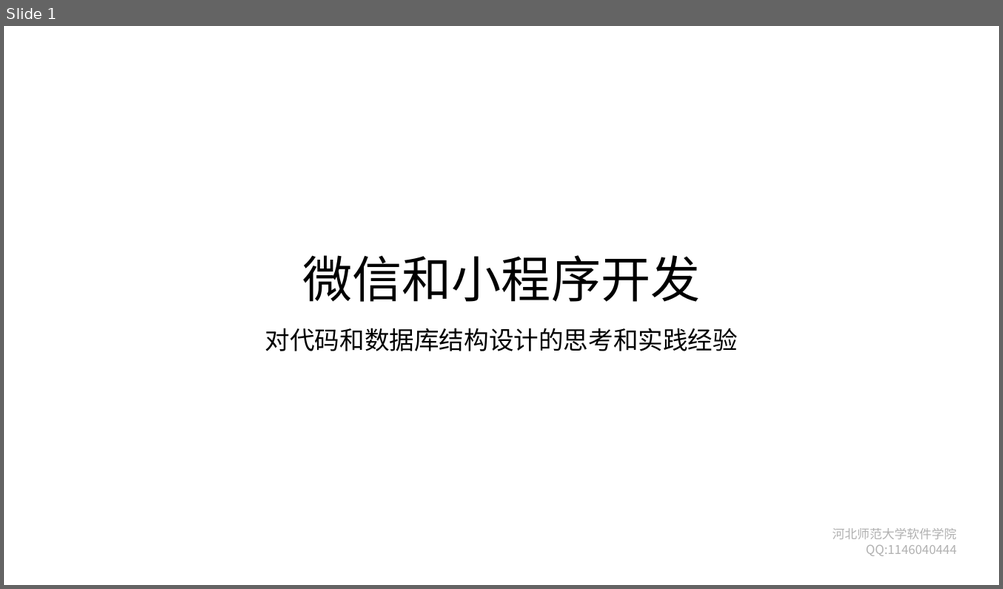
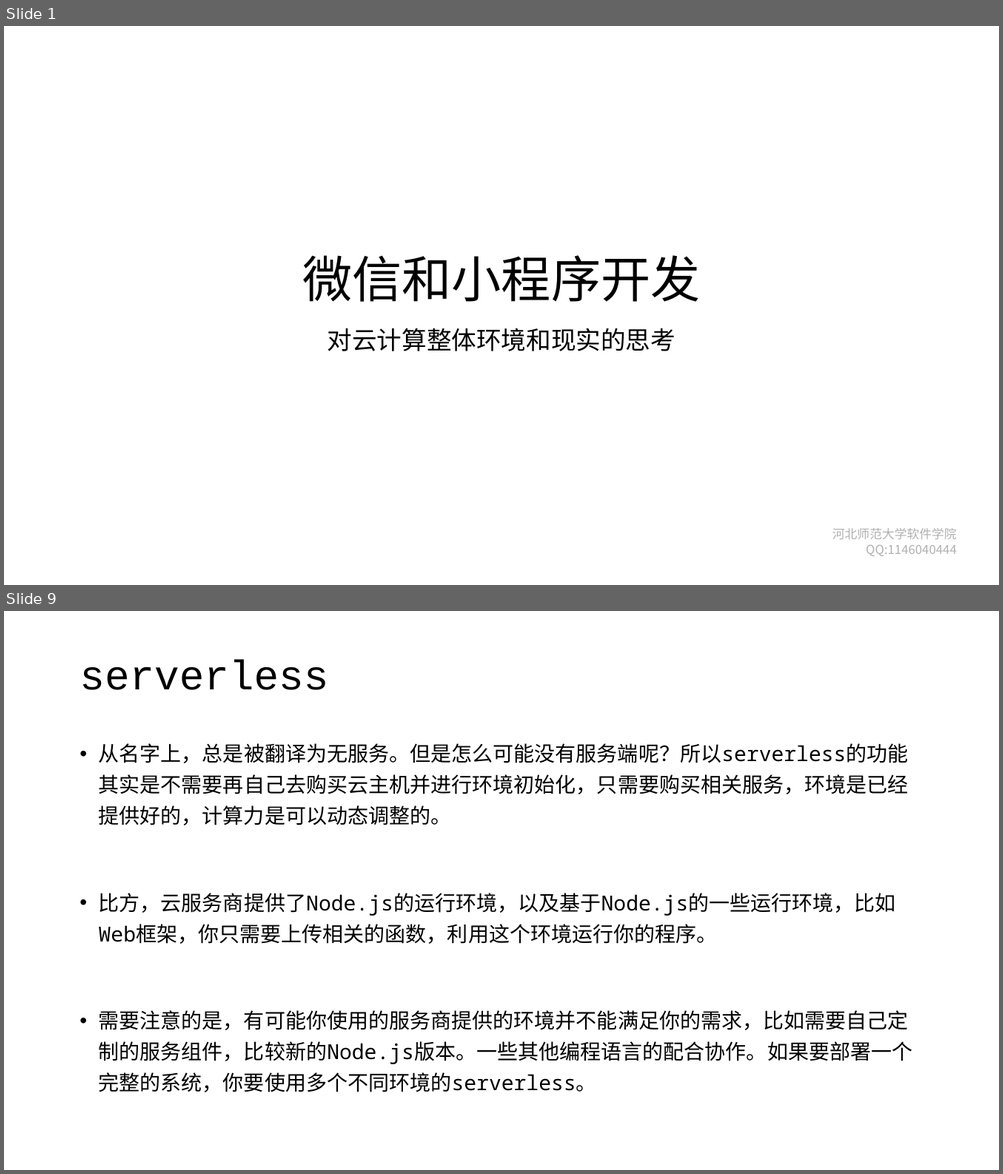
Before and after one commit to edu2act/course-wechat-and-miniprogram, a slide deck: materials/ch11/ch11-代码和数据库结构设计思考.pptx. Shown one above the other, each under a label of ours: slide 1 before the commit, slides 1 and 9 after it; the slides between them are not shown. The pictures are 1003x589 and 1003x1174 pixels, drawn with LibreOffice and Linux fonts; fonts in the diff are those of the drawing; background and template pictures are left out. Boxes give left, top, right and bottom in pixels: in the first picture for what was removed or moved away, otherwise in the second. Text is boxed around its words. In the diff, an @@ line names an element or a change of style, - is before the commit and + after.

```diff
--- a/materials/ch11/ch11-代码和数据库结构设计思考.pptx
+++ b/materials/ch11/ch11-代码和数据库结构设计思考.pptx
@@ slide 9 added at [4,611,999,1170], background #FFFFFF @@
@@ title added at [79,660,328,690], 40 pt, text #000000 @@
+serverless
@@ text added at [99,743,913,1093], 20 pt, text #000000 @@
+• 从名字上，总是被翻译为无服务。但是怎么可能没有服务端呢？所以serverless的功能其实是不需要再自己去购买云主机并进行环境初始化，只需要购买相关服务，环境是已经提供好的，计算力是可以动态调整的。
+• 比方，云服务商提供了Node.js的运行环境，以及基于Node.js的一些运行环境，比如Web框架，你只需要上传相关的函数，利用这个环境运行你的程序。
+• 需要注意的是，有可能你使用的服务商提供的环境并不能满足你的需求，比如需要自己定制的服务组件，比较新的Node.js版本。一些其他编程语言的配合协作。如果要部署一个完整的系统，你要使用多个不同环境的serverless。
@@ slide 1 changed as well @@
@@ subtitle at [327,328,675,352]: text changed @@
-对代码和数据库结构设计的思考和实践经验
+对云计算整体环境和现实的思考
```
Also in this commit, not shown: 6 other slides changed, 5 other slides added, 12 slides removed.
